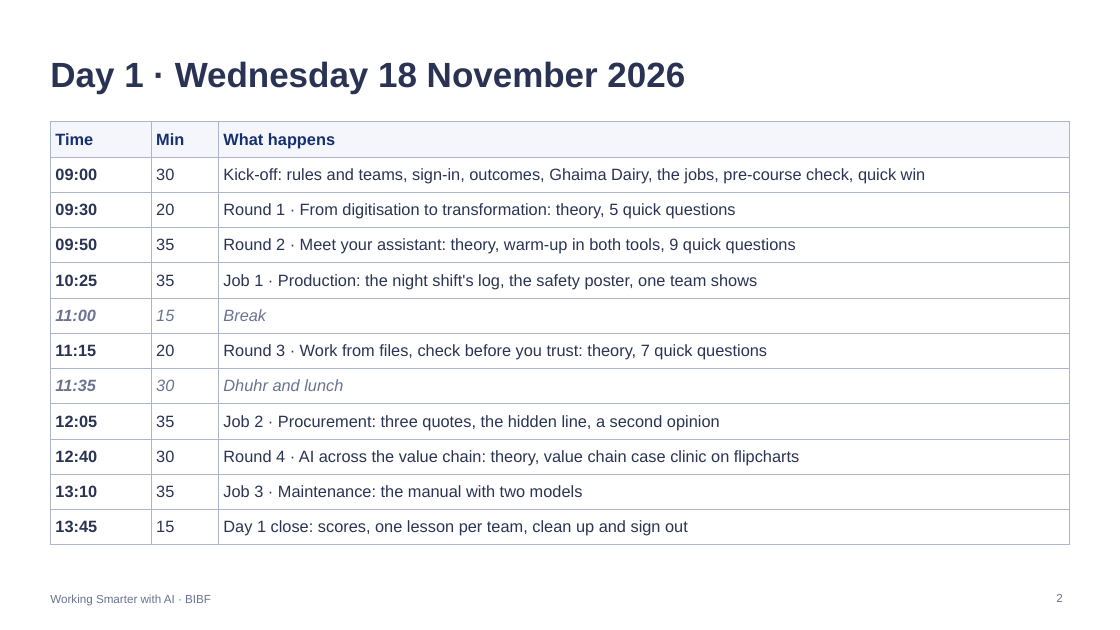
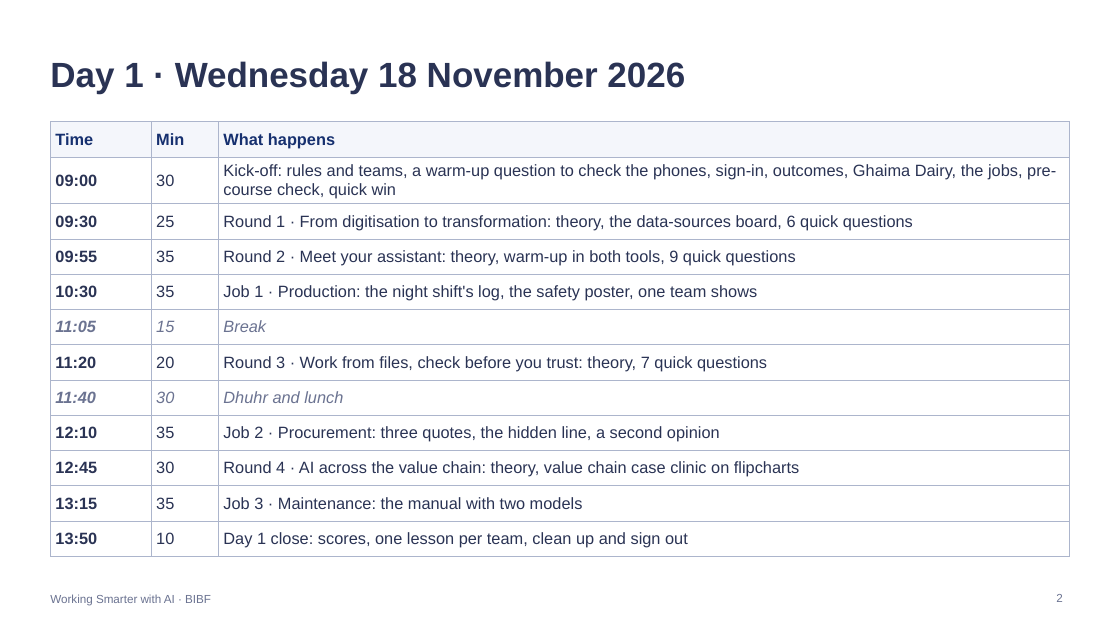
Before and after one commit to Iced377/bibf-arla, a slide deck: slide 2 of outputs/BIBF-Arla-Facilitator.pptx. Drawn at 1120x630 pixels with LibreOffice and Linux fonts; fonts in the diff are those of the drawing. Boxes give left, top, right and bottom in pixels: in the first picture for what was removed or moved away, otherwise in the second. Text is boxed around its words. In the diff, an @@ line names an element or a change of style, - is before the commit and + after.

```diff
--- a/outputs/BIBF-Arla-Facilitator.pptx
+++ b/outputs/BIBF-Arla-Facilitator.pptx
@@ table at [50, 122, 1070, 552] @@
-row 2, column 3: Kick-off: rules and teams, sign-in, outcomes, Ghaima Dairy, the jobs, pre-course check, quick win
+row 2, column 3: Kick-off: rules and teams, a warm-up question to check the phones, sign-in, outcomes, Ghaima Dairy, the jobs, pre-course check, quick win
-row 3, column 2: 20
+row 3, column 2: 25
-row 3, column 3: Round 1 · From digitisation to transformation: theory, 5 quick questions
+row 3, column 3: Round 1 · From digitisation to transformation: theory, the data-sources board, 6 quick questions
-row 4, column 1: 09:50
+row 4, column 1: 09:55
-row 5, column 1: 10:25
+row 5, column 1: 10:30
-row 6, column 1: 11:00
+row 6, column 1: 11:05
-row 7, column 1: 11:15
+row 7, column 1: 11:20
-row 8, column 1: 11:35
+row 8, column 1: 11:40
-row 9, column 1: 12:05
+row 9, column 1: 12:10
-row 10, column 1: 12:40
+row 10, column 1: 12:45
-row 11, column 1: 13:10
+row 11, column 1: 13:15
-row 12, column 1: 13:45
+row 12, column 1: 13:50
-row 12, column 2: 15
+row 12, column 2: 10
```
Also in this commit, not shown: 15 other slides changed, 10 slides added, 15 other files.
